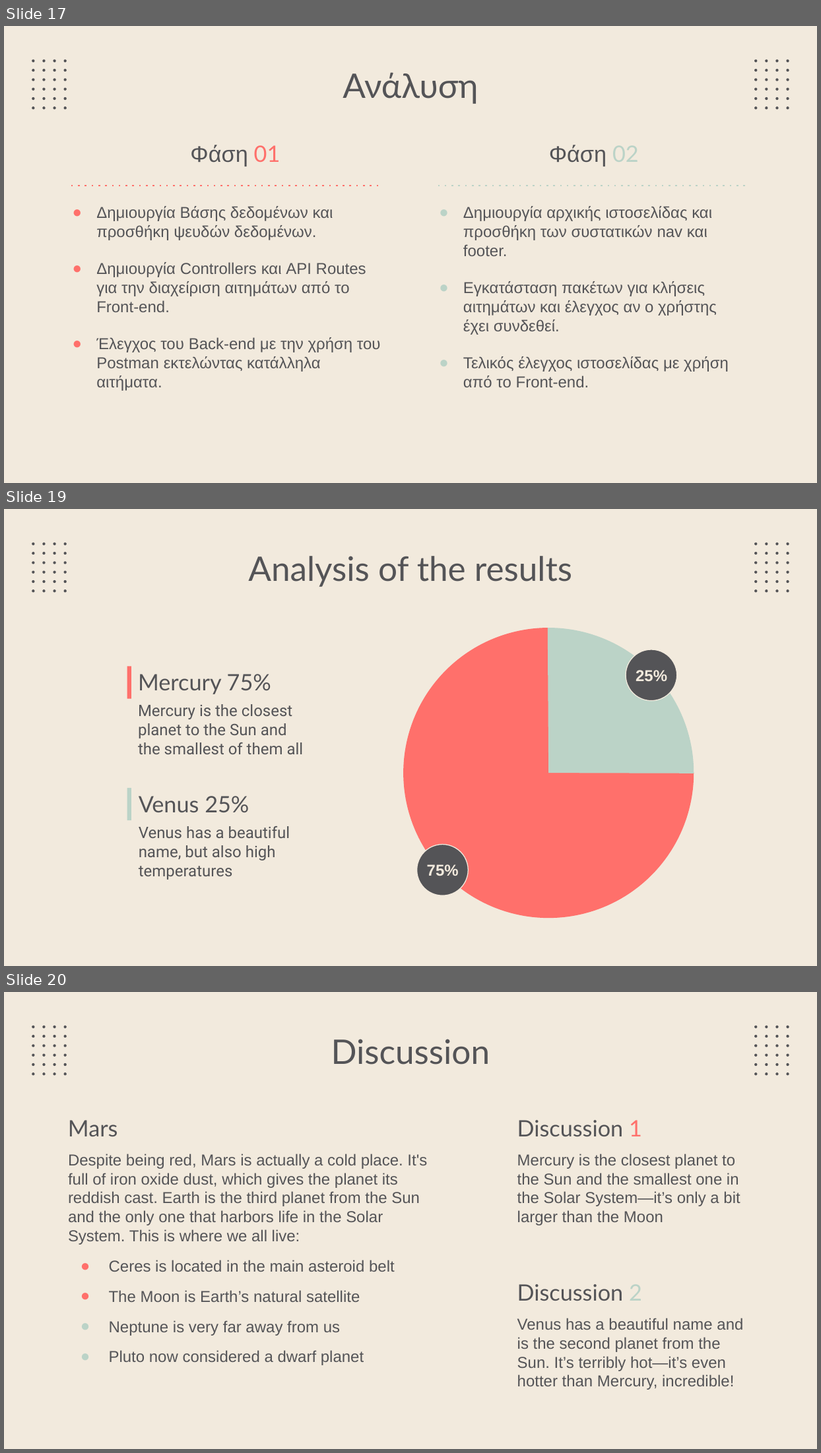
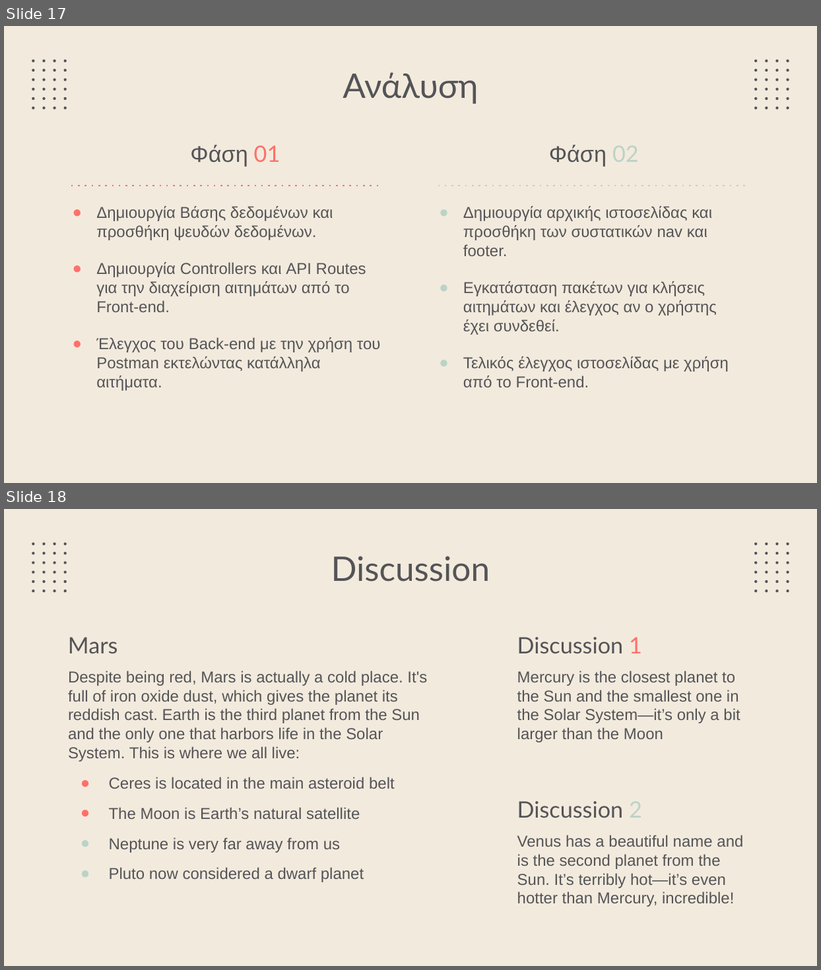
Before and after one commit to Button99/Rental-Accommodation, a slide deck: Thesis PowerPoint.pptx. Shown one above the other, each under a label of ours: slides 17, 19 and 20 before the commit, slides 17 and 18 after it; the slides between them are not shown. The pictures are 821x1453 and 821x970 pixels, drawn with LibreOffice and Linux fonts; fonts in the diff are those of the drawing. Boxes give left, top, right and bottom in pixels: in the first picture for what was removed or moved away, otherwise in the second. Text is boxed around its words. In the diff, an @@ line names an element or a change of style, - is before the commit and + after.

```diff
--- a/Thesis PowerPoint.pptx
+++ b/Thesis PowerPoint.pptx
@@ slide 19 removed at [4, 509, 817, 966], background #F2EADD; not listed: 48 template elements that a slide beside it also shows @@
@@ title removed at [248, 556, 572, 587] @@
-Analysis of the results
@@ pie slice (boxed as its full ellipse) removed at [403, 628, 694, 918] @@
@@ pie slice (boxed as its full ellipse) removed at [403, 628, 694, 918] @@
@@ rectangle removed at [127, 667, 131, 699] @@
@@ ellipse removed at [626, 650, 677, 701] @@
-25%
@@ text removed at [138, 674, 271, 694] @@
-Mercury 75%
@@ text removed at [138, 704, 304, 755] @@
-Mercury is the closest planet to the Sun and the smallest of them all
@@ rectangle removed at [127, 788, 131, 821] @@
@@ text removed at [139, 796, 249, 813] @@
-Venus 25%
@@ text removed at [139, 826, 290, 880] @@
-Venus has a beautiful name, but also high temperatures
@@ ellipse removed at [417, 845, 468, 896] @@
-75%
@@ what was slide 20 is now slide 18 @@
```
Also in this commit, not shown: 1 slide changed, 1 slide added, 3 other slides removed.
